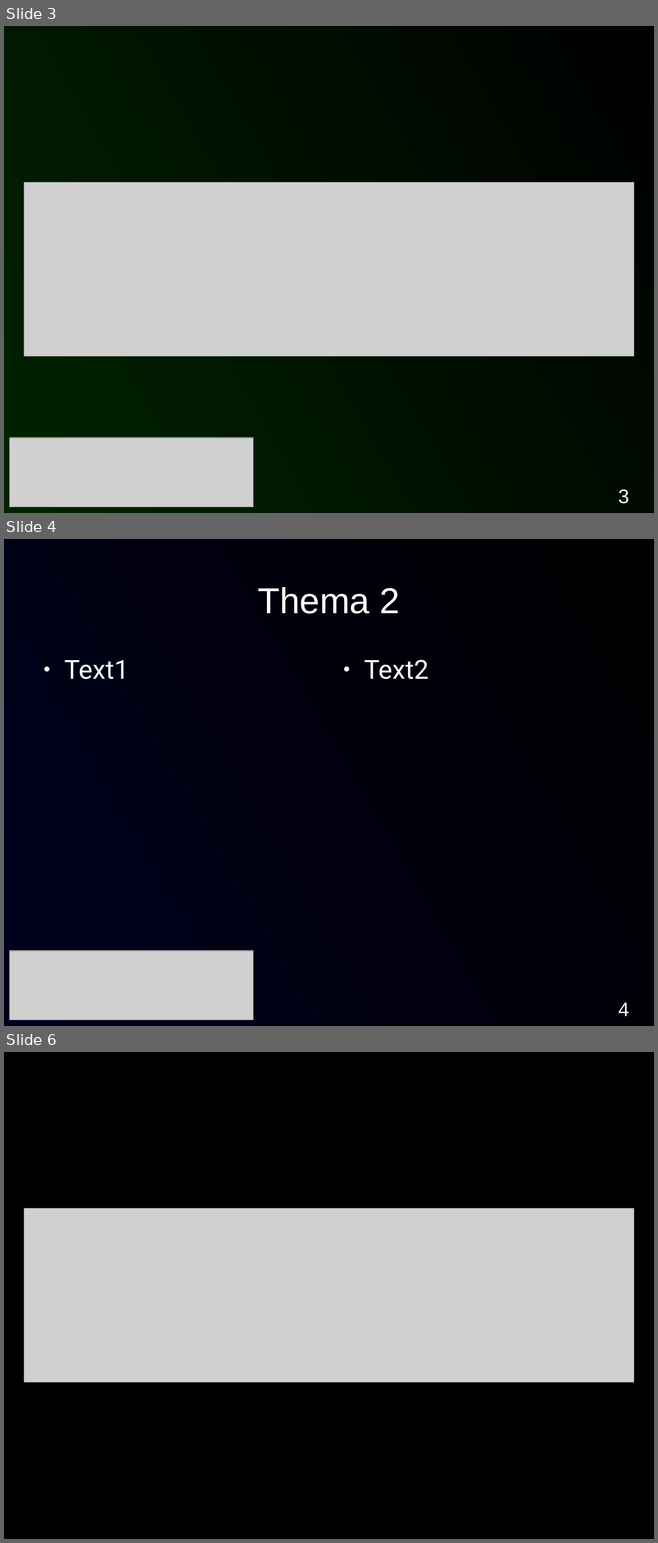
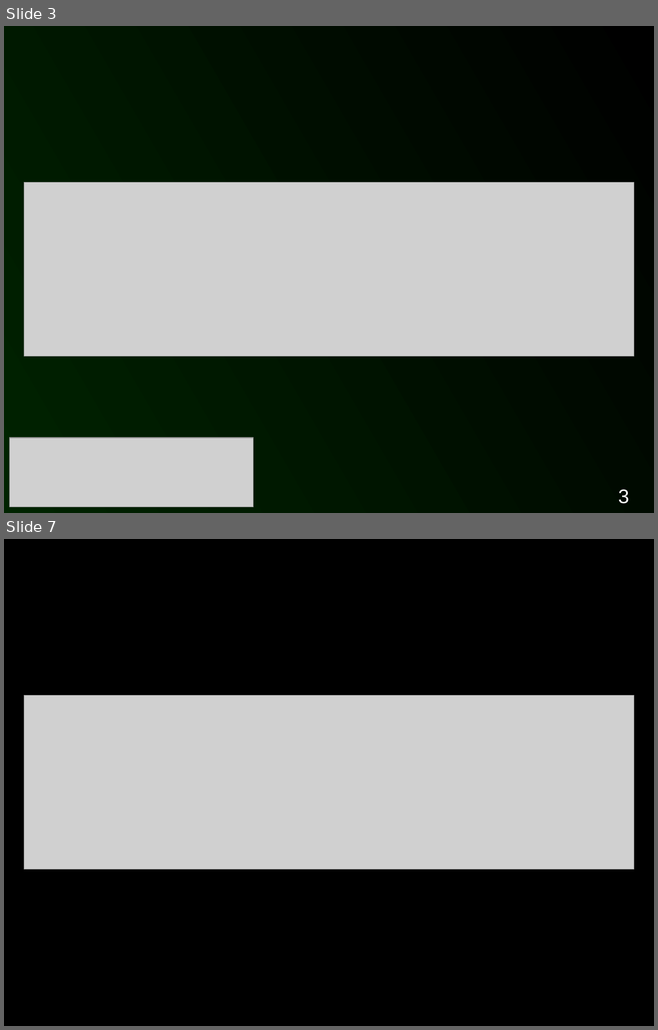
Before and after one commit to Istador/Death-Star-PD, a slide deck: Dokumentation/Abschlusspraesentation/Abschlusspraesentation.odp. Shown one above the other, each under a label of ours: slides 3, 4 and 6 before the commit, slides 3 and 7 after it; the slides between them are not shown. The pictures are 658x1543 and 658x1030 pixels, drawn with LibreOffice and Linux fonts; fonts in the diff are those of the drawing; grey boxes stand for pictures. Boxes give left, top, right and bottom in pixels: in the first picture for what was removed or moved away, otherwise in the second. Text is boxed around its words. In the diff, an @@ line names an element or a change of style, - is before the commit and + after.

```diff
--- a/Dokumentation/Abschlusspraesentation/Abschlusspraesentation.odp
+++ b/Dokumentation/Abschlusspraesentation/Abschlusspraesentation.odp
@@ slide 4 removed at box(4, 539, 654, 1026), background gradient #000000 to #00001E @@
@@ title removed at box(257, 587, 400, 614) @@
-Thema 2
@@ text removed at box(64, 660, 129, 679) @@
-● Text1
@@ text removed at box(364, 660, 428, 679) @@
-● Text2
@@ picture removed at box(10, 951, 253, 1020) @@
@@ page number removed at box(618, 1002, 629, 1016) @@
-4
@@ what was slide 6 is now slide 7 @@
```
Also in this commit, not shown: 1 slide changed, 3 slides added, 1 other slide removed, 1 other file.
